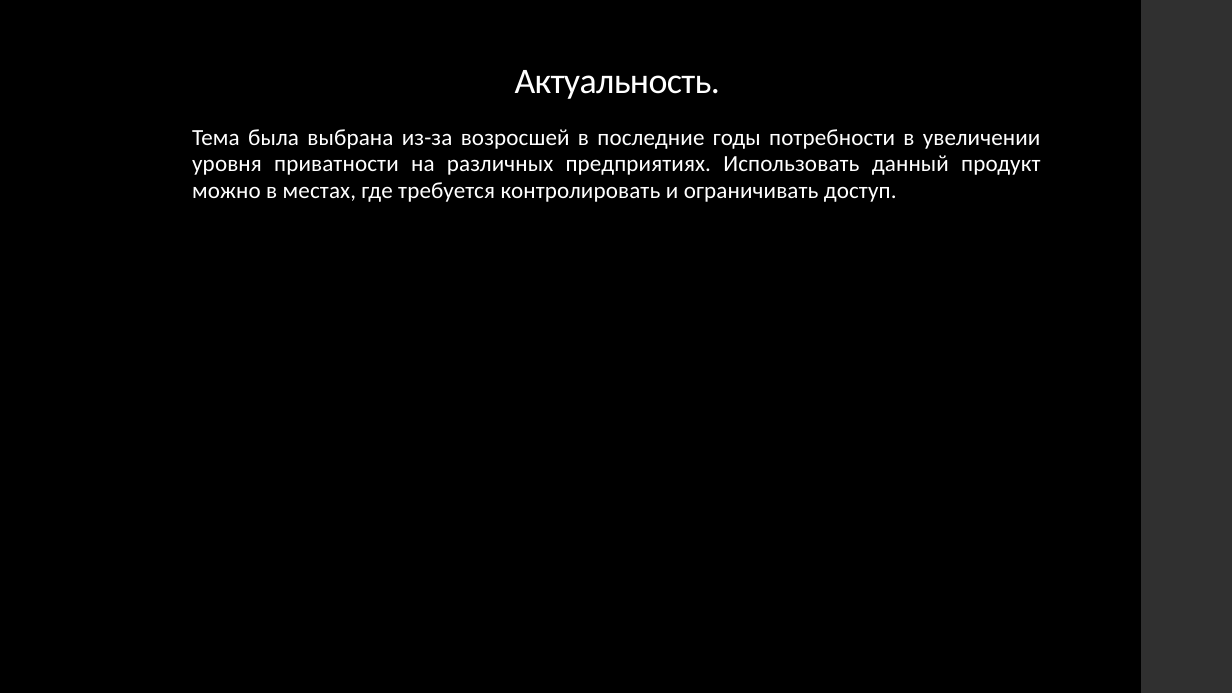
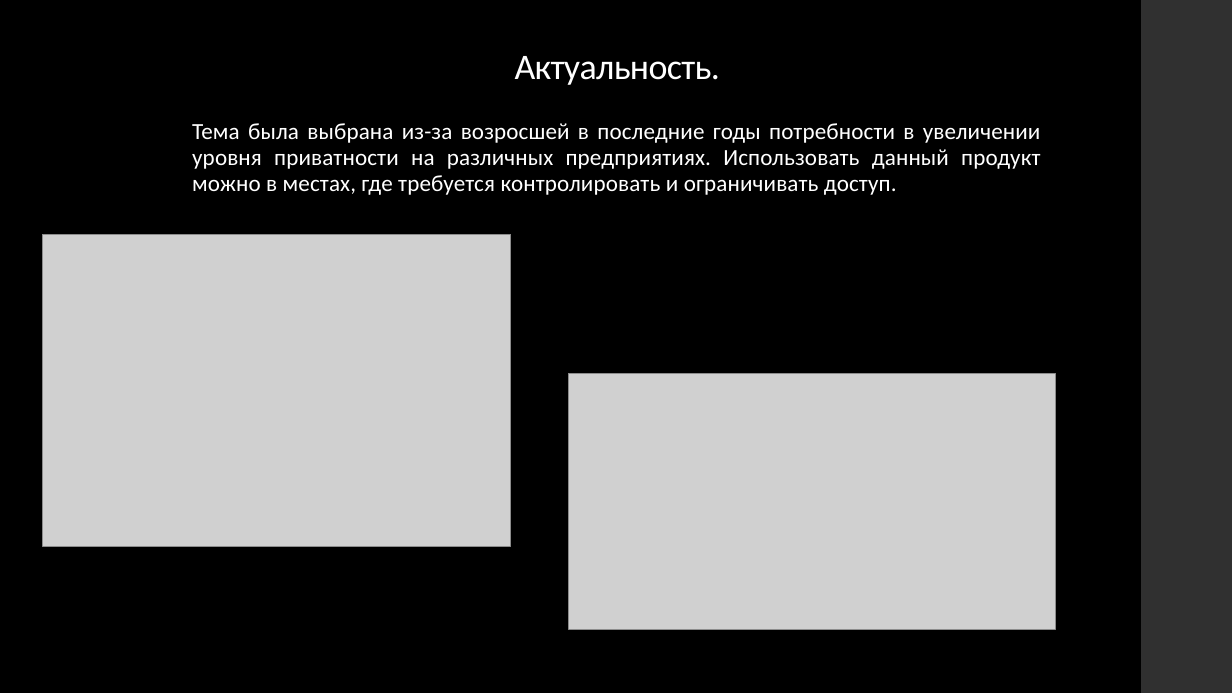
Before and after one commit to kmspofizre/school_project, a slide deck: slide 2 of Презентация ИСД.pptx. Drawn at 1232x693 pixels with LibreOffice and Linux fonts; fonts in the diff are those of the drawing; grey boxes stand for pictures. Boxes give left, top, right and bottom in pixels: in the first picture for what was removed or moved away, otherwise in the second. Text is boxed around its words. In the diff, an @@ line names an element or a change of style, - is before the commit and + after.

```diff
--- a/Презентация ИСД.pptx
+++ b/Презентация ИСД.pptx
@@ title "Актуальность." moved from (x1=515, y1=70, x2=720, y2=99) to (x1=515, y1=56, x2=720, y2=85) @@
@@ text "Тема была выбрана из-за возросшей ..." moved from (x1=192, y1=129, x2=1041, y2=202) to (x1=192, y1=123, x2=1041, y2=195) @@
@@ picture added at (x1=43, y1=234, x2=510, y2=546) @@
@@ picture added at (x1=568, y1=373, x2=1055, y2=629) @@
```
Also in this commit, not shown: 6 slides added, 1 slide removed, 1 other file.
